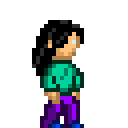
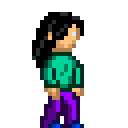
Comparing the layer stacks of the two 128px x 128px images. Changes:
removed layer "jenny_idle1" over [32, 20, 84, 104]
renamed "jenny_idle2" to "jenny_idle", showed it, painted on it over [32, 12, 84, 104]
